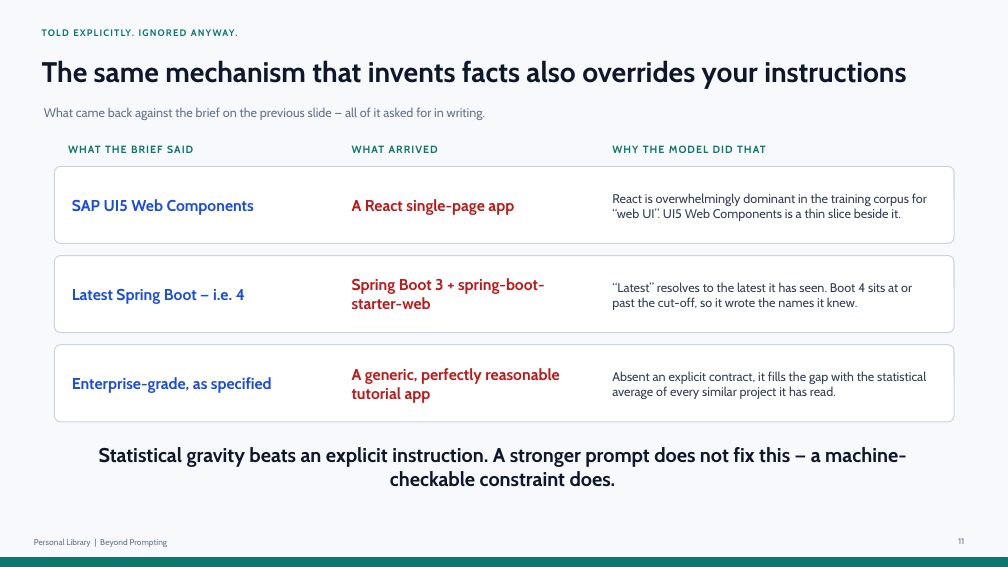
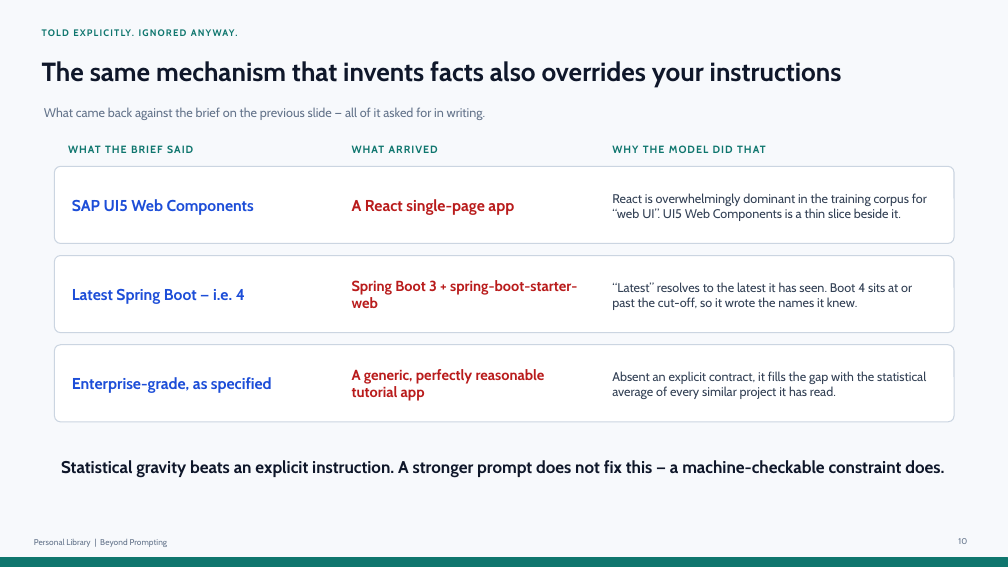
Before and after one commit to epascalau/personal-library, a slide deck: slide 10 of docs/presentations/beyond-prompting-local-rag.pptx (slide 11 before the commit). Drawn at 1008x567 pixels with LibreOffice and Linux fonts; fonts in the diff are those of the drawing. Boxes give left, top, right and bottom in pixels: in the first picture for what was removed or moved away, otherwise in the second. Text is boxed around its words. In the diff, an @@ line names an element or a change of style, - is before the commit and + after.

```diff
--- a/docs/presentations/beyond-prompting-local-rag.pptx
+++ b/docs/presentations/beyond-prompting-local-rag.pptx
@@ text "The same mechanism that invents ..." at bbox=[42, 61, 842, 87]: size 27 to 25 pt @@
@@ text "Spring Boot 3 + spring-boot-starter-web" at bbox=[352, 280, 577, 308]: size 15 to 13.9 pt @@
@@ text "A generic, perfectly reasonable tutorial ..." at bbox=[352, 369, 545, 401]: size 15 to 13.9 pt @@
@@ text "Statistical gravity beats an explicit ..." at bbox=[61, 460, 944, 478]: size 19 to 16.1 pt @@
@@ page number at bbox=[958, 538, 967, 544]: text changed @@
-11
+10
```
Also in this commit, not shown: 15 other slides changed, 3 slides added, 11 slides removed, 4 other files.
